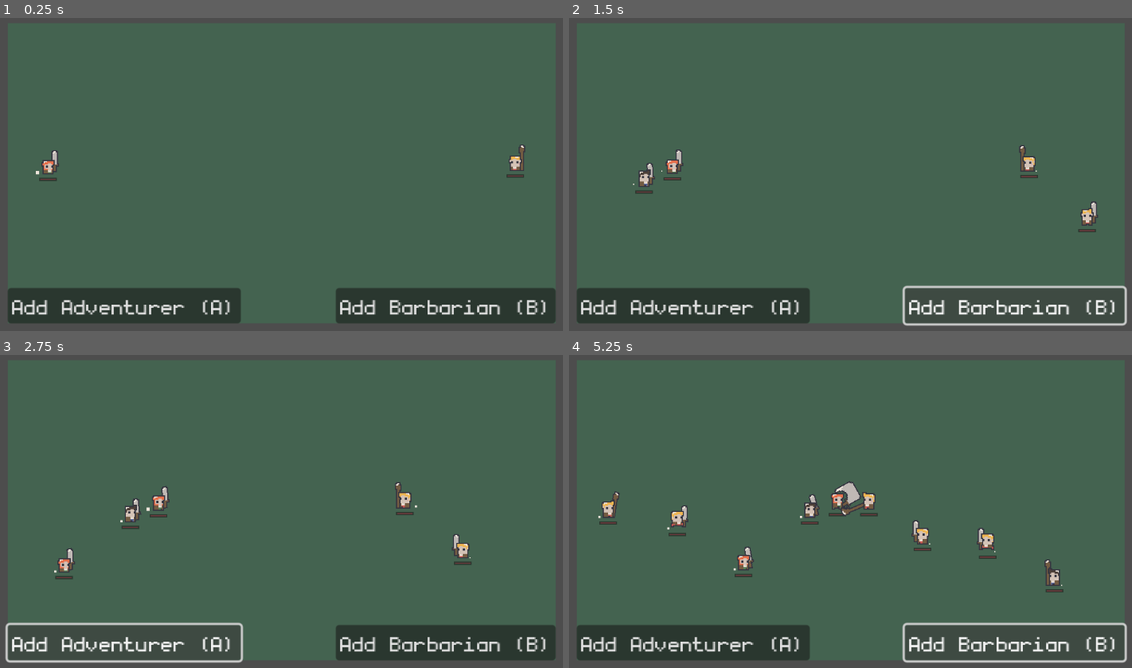
Above: before the commit, frames 1-4 (two rows, left to right).
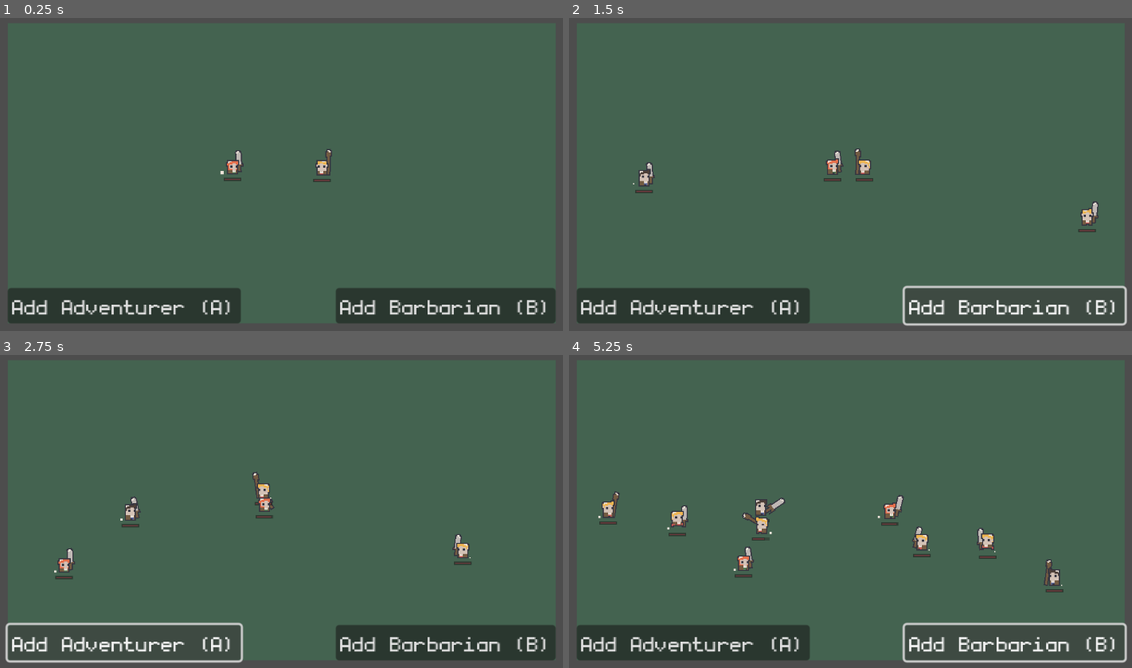
Above: after the commit, the same moments.

Repository: davidballester/godot-arena
Game: Godot game, scene res://scenes/example.tscn
Two runs of this game, one before a commit and one after it. Both use one fixed random seed, a clock stepped at 60 frames per second and the inputs below.
Inputs:
- Up to frame 1 (0.25 s): no input
- Up to frame 2 (1.5 s): click "Add Adventurer (A)" at 0.5 s; click "Add Barbarian (B)" at 1.25 s
- Up to frame 3 (2.75 s): click "Add Adventurer (A)" at 2 s
- Up to frame 4 (5.25 s): click "Add Barbarian (B)" at 2.75 s; click "Add Adventurer (A)" at 3.5 s; click "Add Barbarian (B)" at 4.25 s; tap A (spawn_adventurer) at 5.1 s

The runs differ from the first frame. In frame 1, 0.8% of the frame differs, in the area x 6-94%, y 40-53%; in frame 2, 0.9%; in frame 3, 0.9%; in frame 4, 1.7%, in the area x 29-86%, y 40-74%.

Commit message:
Add some movement while engaging

Diff:
--- a/controller/combatant_state_machine/combatant_controller_engage_enemy_state.gd
+++ b/controller/combatant_state_machine/combatant_controller_engage_enemy_state.gd
@@ -4,15 +4,40 @@
 static func get_state_name() -> String:
 	return "CombatantControllerEngageEnemyState"
 
-var combatant: Combatant
+const MOVING_CHANCE = 0.1
+const MIN_MOVING_TIME_S = 0.1
+const MAX_MOVING_TIME_S = 0.3
+
+var _combatant: Combatant
+var _navigator: OrbitNavigator = null
 
 func enter(args: Array) -> void:
-	combatant = args[0]
+	_combatant = args[0]
 	_attack_loop()
 
 func exit() -> void:
-	combatant = null
+	_combatant = null
+	controller.view.stop_running()
+
+func physics_process(delta: float) -> void:
+	if not _navigator or not _combatant:
+		return
+	_navigator.physics_process(delta)
+	controller.weapon_view.face_position(_combatant.global_position)
 
 func _attack_loop() -> void:
-	while combatant:
-		await controller.attack(combatant)
+	while _combatant:
+		await controller.attack(_combatant)
+		if not _navigator and _combatant and randf() < MOVING_CHANCE:
+			_move()
+
+func _move() -> void:
+	_navigator = OrbitNavigator.new(
+		controller,
+		controller.model.weapon.reach,
+		controller.model.speed,
+		_combatant.global_position
+	)
+	var orbit_time = randf_range(MIN_MOVING_TIME_S, MAX_MOVING_TIME_S)
+	await get_tree().create_timer(orbit_time).timeout
+	_navigator = null
--- a/model/weapon/weapon.gd
+++ b/model/weapon/weapon.gd
@@ -3,7 +3,7 @@
 
 var damage: MinMax
 var attack_duration_s: float
-var reach: int
+var reach: float
 
 func get_damage() -> int:
 	return damage.get_random_value()
--- a/scenes/example.tscn
+++ b/scenes/example.tscn
@@ -75,7 +75,7 @@
 id = "adventurers"
 
 [node name="Ignotus" parent="Arena/Battle/AdventurersTeam" node_paths=PackedStringArray("team", "battle") instance=ExtResource("4_xha0t")]
-position = Vector2(28, 125)
+position = Vector2(195, 125)
 team = NodePath("..")
 battle = NodePath("../..")
 sprite_frames = ExtResource("6_2s5it")
@@ -86,7 +86,7 @@
 id = "barbarians"
 
 [node name="Alex" parent="Arena/Battle/BarbariansTeam" node_paths=PackedStringArray("team", "battle") instance=ExtResource("4_xha0t")]
-position = Vector2(468, 122)
+position = Vector2(293, 126)
 id = "alex1234"
 team = NodePath("..")
 battle = NodePath("../..")
--- /dev/null
+++ b/utils/orbit_navigator.gd
@@ -0,0 +1,30 @@
+extends Node
+class_name OrbitNavigator
+
+var _progress: float
+var _radius: float
+var _orbital_speed: float
+var _center: Vector2
+var _initial_angle: float
+var _node: Node2D
+
+func _init(
+	node: Node2D,
+	radius: float,
+	speed: float,
+	center: Vector2,
+) -> void:
+	_node = node
+	_progress = 0.0
+	_radius = radius
+	_orbital_speed = (2 * PI * _radius) / (speed * 3)
+	_center = center
+	_initial_angle = - _node.global_position.angle_to_point(_center) - (PI / 2)
+
+func physics_process(delta: float) -> void:
+	_progress += delta
+	var angle = (_progress * _orbital_speed) + _initial_angle
+	_node.global_position = Vector2(
+		sin(angle) * _radius,
+		cos(angle) * _radius
+	) + _center
--- a/view/weapon/weapon_view.gd
+++ b/view/weapon/weapon_view.gd
@@ -15,7 +15,7 @@
 	if g_position.x > global_position.x:
 		rotation = global_position.angle_to_point(g_position)
 	else:
-		g_position.angle_to_point(global_position)
+		rotation = g_position.angle_to_point(global_position)
 
 func idle() -> void:
 	animated_sprite.play("idle")
